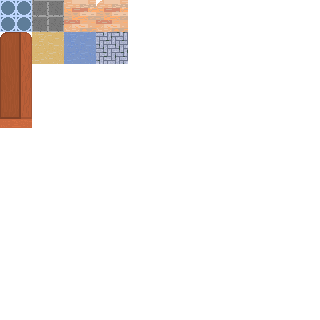
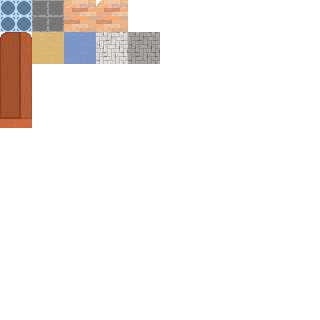
Two versions of the same layered image (320x320). Layer-by-layer changes:
pixels changed over [96,32,160,64] (layer not identified)
